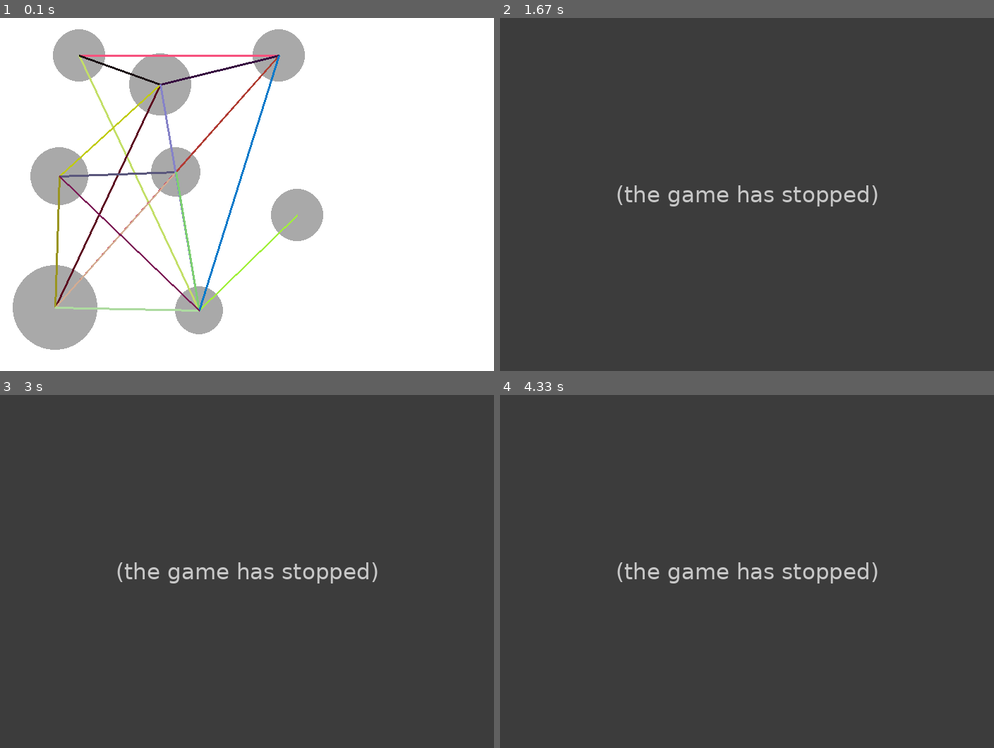
Above: before the commit, frames 1-4 (two rows, left to right).
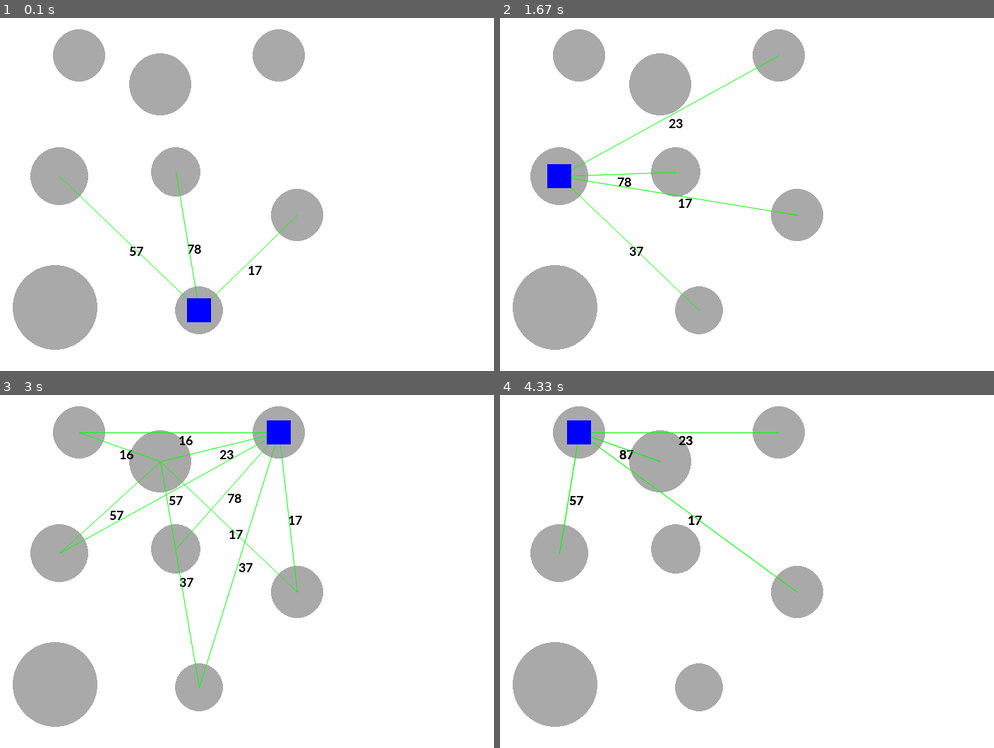
Above: after the commit, the same moments.

Repository: Vincent-lau/pygame_project
Game: pygame game, started from edu_game.py
Two runs of this game, one before a commit and one after it. Both use one fixed random seed, a clock stepped at 60 frames per second and the inputs below.
Inputs (mouse positions are in pixels of both pictures, inside the frame that each line leads up to):
- Up to frame 1 (0.1 s): no input
- Up to frame 2 (1.67 s): click (579, 56) at 0.38 s; click (559, 176) at 0.72 s; tap Enter at 1 s; click (929, 318) at 1.38 s
- Up to frame 3 (3 s): click (256, 451) at 1.72 s; click (222, 663) at 2.05 s; click (167, 455) at 2.88 s
- Up to frame 4 (4.33 s): click (875, 539) at 3.22 s; click (579, 433) at 4.05 s

The runs differ from the first frame. In frame 1, 3.2% of the frame differs, in the area x 11-61%, y 10-87%; in frame 2, 100%, in the area x 0-100%, y 0-100%; in frame 3, 100%; in frame 4, 100%.
Error before the commit: AttributeError: 'Level2' object has no attribute 'myPlayer' (edu_game.py line 446); the game stopped at 1 s (later frames are placeholders)

Commit message:
player able to move and weight displayed

Diff:
--- a/edu_game.py
+++ b/edu_game.py
@@ -31,11 +31,21 @@
         self.cor=cor    # cor[0] is the row number and cor[1] is the column number
         self.size=size
 
-    def tracking_key(self,keys):
+    def tracking_event(self,keys):
         pass
 
     def move(self,endPos):
         pass
+
+    def set_pos(self,pos):
+        self.rect.x=pos[0]-self.size[0]/2
+        self.rect.y=pos[1]-self.size[1]/2
+
+    def set_cor(self,cor):
+        self.cor=cor
+
+    def set_size(self,size):
+        self.size=size
 
     def get_cor(self):
         return self.cor
@@ -247,7 +257,7 @@
         # game information
         if self.myPlayer.get_cor()==Level1.princessCor and self.myPlayer.get_time()==self.solution:
             screen.blit(font.render("You Win!", True, RED), [500 + 10, 200 + 10])
-            screen.blit(font.render("Congrtulations",True,RED),[500+10,200+10+30])
+            screen.blit(font.render("Congratulations",True,RED),[500+10,200+10+30])
         elif self.myPlayer.get_cor()==Level1.princessCor:
             screen.blit(font.render("Well done!", True, RED), [500 + 10, 200 + 10])
             screen.blit(font.render("Try to do it with", True, RED), [500 + 10, 200 + 10 + 30])
@@ -304,7 +314,7 @@
         Character.__init__(self,pos, cor, size, color)
         self.oriTime=self.time=0
 
-    def tracking_key(self,keys):
+    def tracking_event(self,keys):
         if keys==pg.K_RIGHT:
             self.move([self.cor[0],self.cor[1]+1])
         elif keys==pg.K_LEFT:
@@ -340,11 +350,18 @@
 
 
 class Node(pg.sprite.Sprite):   # node is specific to level2
-    def __init__(self,pos,size,color):
+    def __init__(self,pos,size,num,color):
         super().__init__()
         self.radius=size
         self.centre=pos
         self.color=color
+        self.num=num
+        self.weight=0
+
+    def isMouseOver(self):
+        mousePos = pg.mouse.get_pos()
+        return self.centre[0]-self.radius < mousePos[0] < self.centre[0] + self.radius and \
+            self.centre[1]-self.radius < mousePos[1] < self.centre[1] + self.radius
 
     def get_centre(self):
         return self.centre
@@ -354,6 +371,51 @@
 
     def get_color(self):
         return self.color
+
+    def set_weight(self,w):
+        self.weight=w
+
+    def get_num(self):
+        return self.num
+
+    def get_weight(self):
+        return self.weight
+
+
+class Player2(Character):
+    def __init__(self,pos,cor,size,color):
+        Character.__init__(self,pos,cor,size,color)
+        self.time=0
+
+    def tracking_event(self,button):
+        pass
+        if button==1: # left key pressed
+            for n in Level2.node_list:
+                if n.isMouseOver():
+                    self.move(n)
+
+    def move(self,node):
+        flag=False
+        for n in Level2.graph[self.cor]:
+            if n.num==node.num:
+                flag=True
+                break
+
+        if flag:
+            self.time+=node.weight
+            self.cor=node.num
+            p=node.get_centre()
+            newX=p[0]-self.size[0]/2
+            newY=p[1]-self.size[1]/2
+            self.rect.x=newX
+            self.rect.y=newY
+
+
+    def reset(self):
+        self.cor = copy.deepcopy(self.oriCor)  # any oriCor must be deeply copied
+        self.rect.x = self.oriPos[0]
+        self.rect.y = self.oriPos[1]
+        self.time=0
 
 
 class Level2(Level):
@@ -363,24 +425,16 @@
 
     def __init__(self):
         super().__init__()
-
+        self.myPlayer=Player2([0,0],0,[0,0],BLUE)
 
     def initialise(self):
-        # randomly generate graph
         Level2.nNodeNum=random.randrange(3,30)
-        Level2.graph=[[] for i in range(Level2.nNodeNum)]
-        for i in range(Level2.nNodeNum):
-            outDegree=random.randrange(1,Level2.nNodeNum)
-            for j in range(outDegree):
-                n=random.randrange(0,Level2.nNodeNum)
-                w=random.randrange(1,100)
-                Level2.graph[i].append([n,w])
-
         # generate the position of every node
         num=int(math.sqrt(Level2.nNodeNum))+1
         sep=500/num
         i = 0
         j = 0
+        minR=500
         for k in range(Level2.nNodeNum):
             startX=int((j+0.1)*sep)  # leave some blank space
             endX=int((j+0.9)*sep)
@@ -389,25 +443,65 @@
             circlePos=[random.randint(int(startX+sep*0.2),int(endX-sep*0.2)),random.randint(int(startY+sep*0.2),int(endY-sep*0.2))]
             # make sure the node is not too small
             radius=min(circlePos[0]-startX,endX-circlePos[0],circlePos[1]-startY,endY-circlePos[1])
-            Level2.node_list.append(Node(circlePos,radius,DARKGREY))
+            minR=min(radius,minR)
+            Level2.node_list.append(Node(circlePos,radius,k,DARKGREY))
             j+=1
             if j == num:
                 i += 1
                 j %= num
 
+        # generate the graph in a adjacency list
+        Level2.graph = [[] for i in range(Level2.nNodeNum)]
+        for i in range(Level2.nNodeNum):
+            used = [0] * (Level2.nNodeNum + 1)
+            used[i]=1
+            outDegree = random.randrange(1, int(Level2.nNodeNum*0.8))
+            j=0
+            while j < outDegree:
+                n = random.randrange(0, Level2.nNodeNum)
+                if used[n]:
+                    continue
+                used[n]=1
+                j+=1
+                w = random.randrange(1, 100)
+                node=Level2.node_list[n]
+                node.set_weight(w)
+                Level2.graph[i].append(node)
+
+        # initialise the player
+        n=Level2.node_list[random.randrange(0, Level2.nNodeNum)]
+        self.myPlayer=Player2([n.get_centre()[0]-minR/2,n.get_centre()[1]-minR/2],n.num,[minR,minR],BLUE)
+        all_sprites_group.add(self.myPlayer)
+
     def draw_nodes(self):
         for i in range(Level2.nNodeNum):
             n=Level2.node_list[i]
             pg.draw.circle(screen,n.get_color(),n.get_centre(),n.get_size())
 
     def draw_edges(self):
+        for n in Level2.node_list:
+            if n.isMouseOver():
+                self.draw_edges_from_node(n)
+
+        n=Level2.node_list[self.myPlayer.get_cor()]
+        self.draw_edges_from_node(n)
+
+    def draw_all_edges(self):
         for i in range(Level2.nNodeNum):
             for j in range(len(Level2.graph[i])):
-                c=(random.randint(0,255),random.randint(0,255),random.randint(0,255))
                 n1=Level2.node_list[i]
-                n2=Level2.node_list[Level2.graph[i][j][0]]
-                pg.draw.line(screen,c,n1.get_centre(),n2.get_centre(),3)
-
+                n2=Level2.node_list[Level2.graph[i][j]]
+                pg.draw.aaline(screen,GREEN,n1.get_centre(),n2.get_centre())
+
+    def draw_edges_from_node(self,node):
+        font = pg.font.SysFont('Calibri', 20, True, False)
+        for i in range(len(Level2.graph[node.num])):
+            n1=node
+            n2=Level2.graph[n1.num][i]
+            p1=n1.get_centre()
+            p2=n2.get_centre()
+            screen.blit(font.render(str(n2.weight),True,BLACK),[(p1[0]+p2[0])/2,(p1[1]+p2[1])/2])
+            pg.draw.aaline(screen, GREEN, p1,p2)
 
     def get_solution(self):  # find the optimum solution of a problem
         pass
@@ -432,6 +526,8 @@
     def update(self):
         self.draw_nodes()
         self.draw_edges()
+        all_sprites_group.draw(screen)
+
 
 done = False
 
@@ -443,7 +539,9 @@
         if event.type == pg.QUIT:
             done=True
         elif event.type == pg.KEYDOWN:
-            curLevel.myPlayer.tracking_key(event.key)
+            curLevel.myPlayer.tracking_event(event.key)
+        elif event.type==pg.MOUSEBUTTONDOWN:
+            curLevel.myPlayer.tracking_event(event.button)
 
 
     screen.fill(WHITE)
